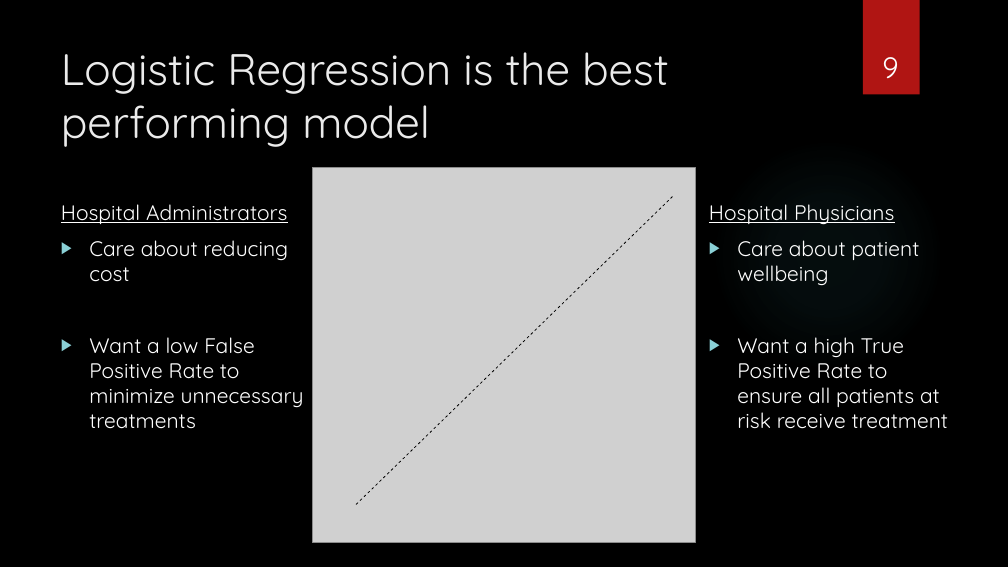
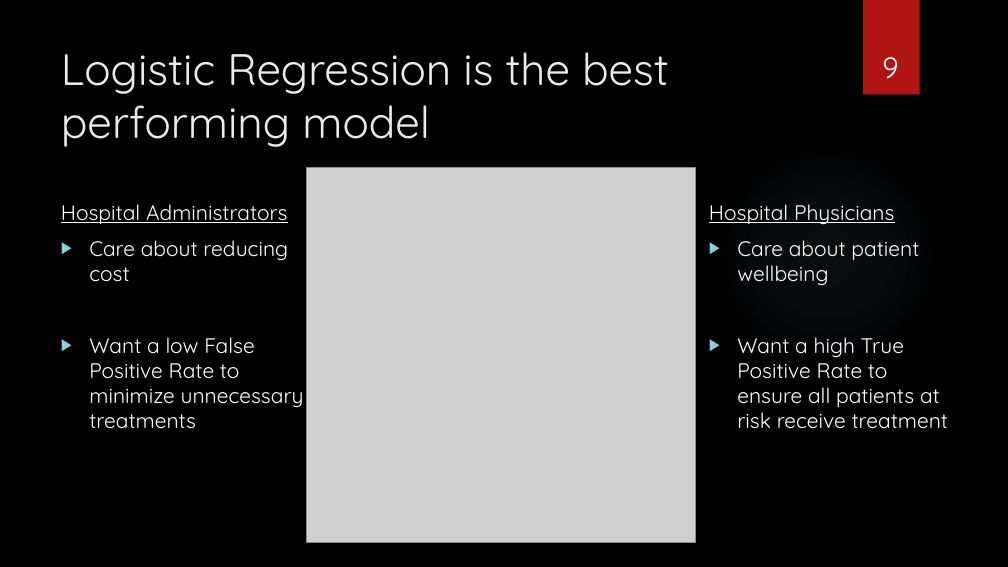
Before and after one commit to Oldyeller89/DL_CX_BD_Project2_Git, a slide deck: slide 9 of Group3_Presentation_29APR19.pptx. Drawn at 1008x567 pixels with LibreOffice and Linux fonts; fonts in the diff are those of the drawing; grey boxes stand for pictures; background and template pictures are left out. Boxes give left, top, right and bottom in pixels: in the first picture for what was removed or moved away, otherwise in the second. Text is boxed around its words. In the diff, an @@ line names an element or a change of style, - is before the commit and + after.

Commit message:
ppt

```diff
--- a/Group3_Presentation_29APR19.pptx
+++ b/Group3_Presentation_29APR19.pptx
@@ picture: place and size @@
-picture at box(312, 167, 696, 543)
+picture at box(306, 168, 696, 543)
@@ line removed from (356, 504) to (673, 196) @@
```
Also in this commit, not shown: 1 other file.
